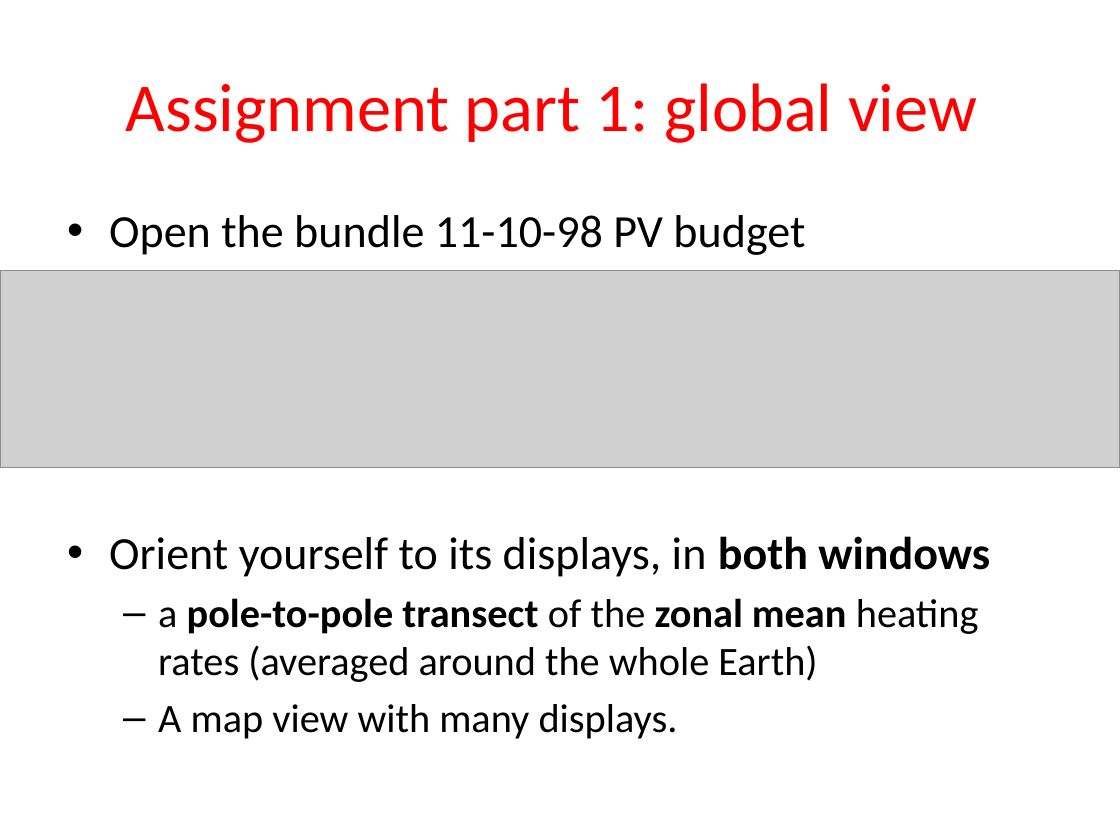
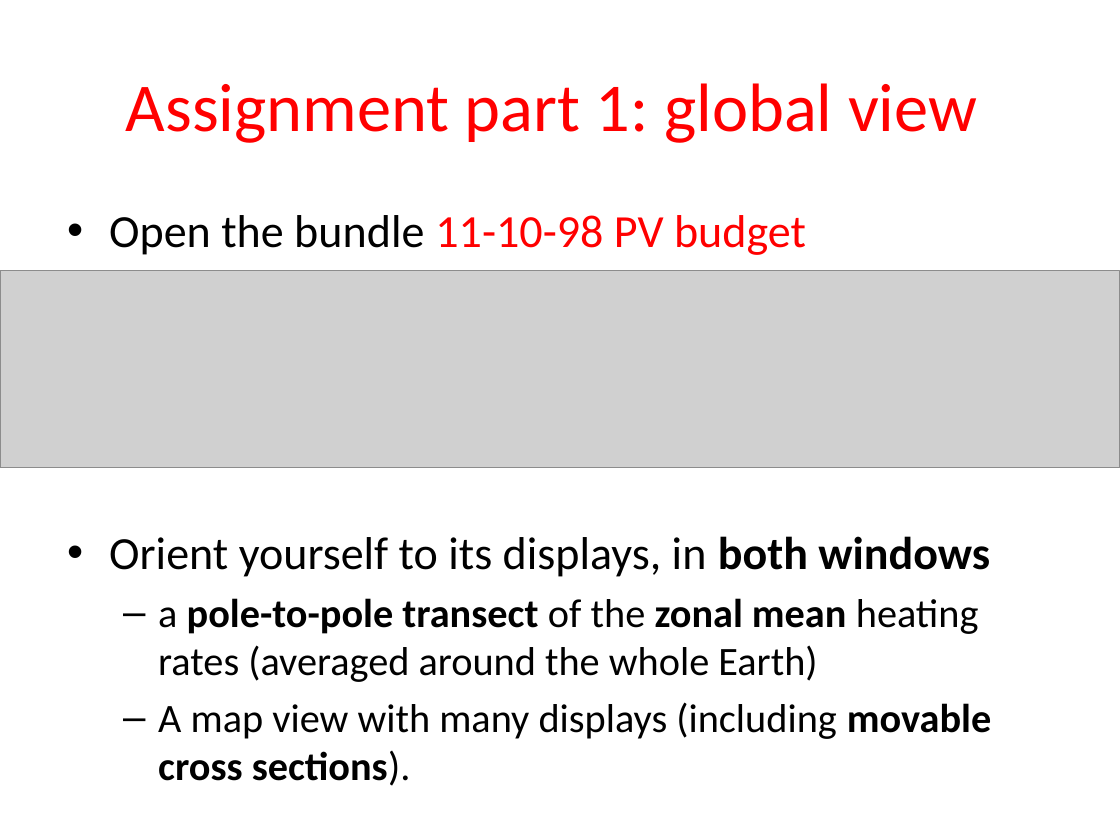
Before and after one commit to weiming9115/ATM651_IntroAtmDynamics, a slide deck: slide 5 of Unit2-WHch7/PV_budget_heatingrates_spinupconcept.pptx (slide 9 before the commit). Drawn at 1120x840 pixels with LibreOffice and Linux fonts; fonts in the diff are those of the drawing; grey boxes stand for pictures. Boxes give left, top, right and bottom in pixels: in the first picture for what was removed or moved away, otherwise in the second. Text is boxed around its words. In the diff, an @@ line names an element or a change of style, - is before the commit and + after.

Commit message:
updated assignment ppt

```diff
--- a/Unit2-WHch7/PV_budget_heatingrates_spinupconcept.pptx
+++ b/Unit2-WHch7/PV_budget_heatingrates_spinupconcept.pptx
@@ text at bbox=[109, 215, 806, 255]: text colour #000000 to #FF0000 in "11-10-98 PV budget" @@
@@ text at bbox=[158, 702, 991, 786]: text changed @@
-  – A map view with many displays.
+  – A map view with many displays (including movable cross sections).
```
Also in this commit, not shown: 9 other slides changed, 9 slides added, 4 slides removed.
